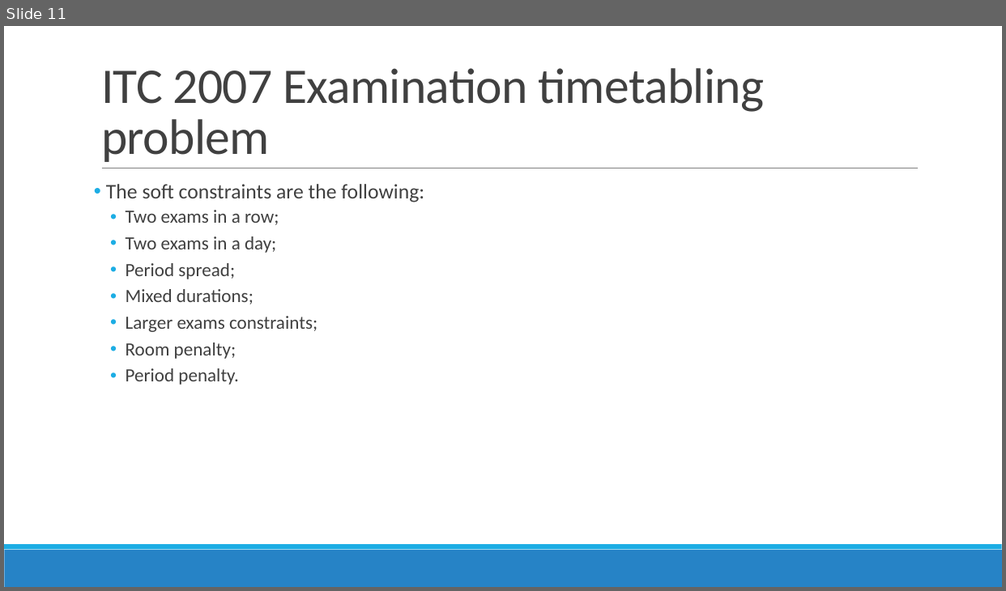
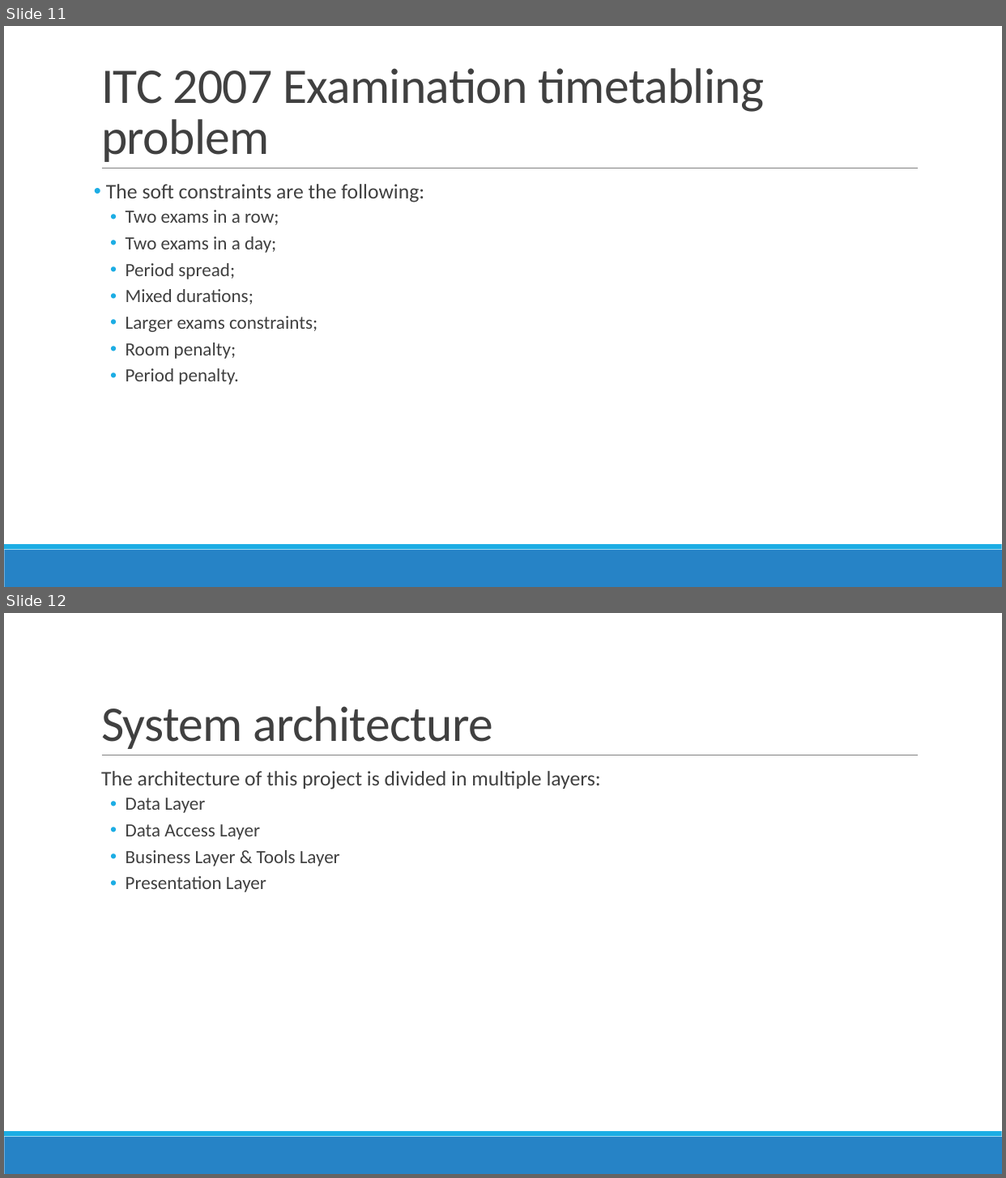
Before and after one commit to devilsdante/isel-examtimetabling-2014-2015, a slide deck: doc/Apresentação Oral/Examination Timetabling Automation using Hybrid Meta-heuristics.pptx. Shown one above the other, each under a label of ours: slide 11 before the commit, slides 11 and 12 after it. The pictures are 1006x591 and 1006x1178 pixels, drawn with LibreOffice and Linux fonts; fonts in the diff are those of the drawing. Boxes give left, top, right and bottom in pixels: in the first picture for what was removed or moved away, otherwise in the second. Text is boxed around its words. In the diff, an @@ line names an element or a change of style, - is before the commit and + after.

```diff
--- a/doc/Apresentação Oral/Examination Timetabling Automation using Hybrid Meta-heuristics.pptx
+++ b/doc/Apresentação Oral/Examination Timetabling Automation using Hybrid Meta-heuristics.pptx
@@ slide 12 added at bbox=[4, 613, 1002, 1174], background #FFFFFF; not listed: 3 template elements that a slide beside it also shows @@
@@ title added at bbox=[101, 706, 493, 749], 48 pt, text #404040 @@
+System architecture
@@ text added at bbox=[101, 771, 601, 892], 18 pt, text #404040 @@
+  The architecture of this project is divided in multiple layers:
+  • Data Layer
+  • Data Access Layer
+  • Business Layer & Tools Layer
+  • Presentation Layer
```
Also in this commit, not shown: 1 slide changed, 10 other slides added, 1 slide removed, 1 other file.
